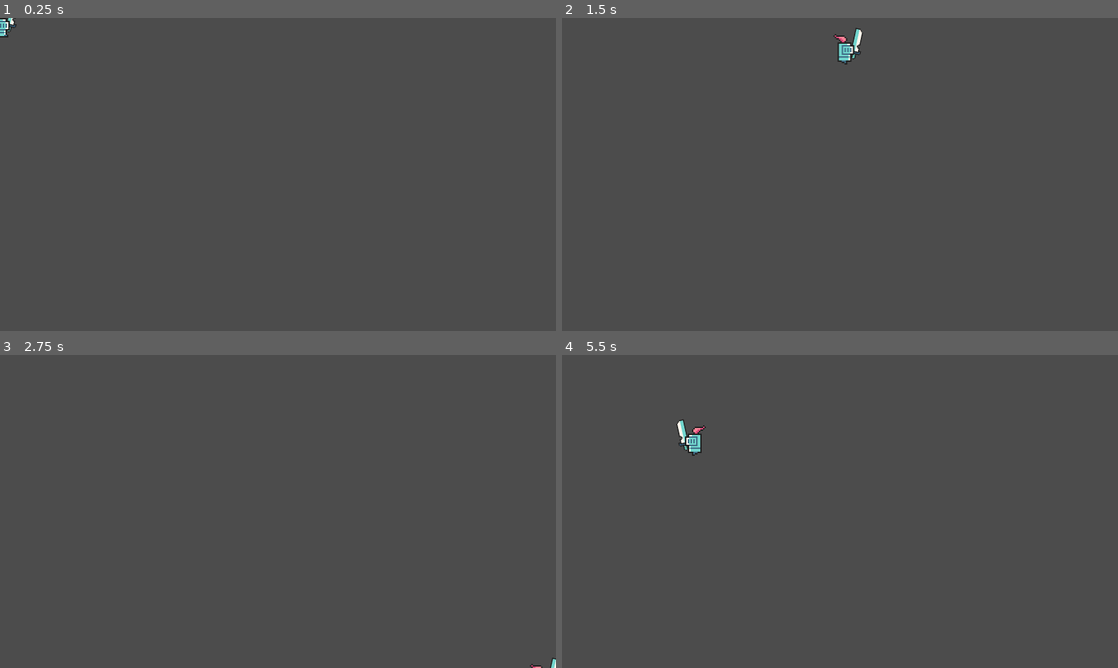
Above: before the commit, frames 1-4 (two rows, left to right).
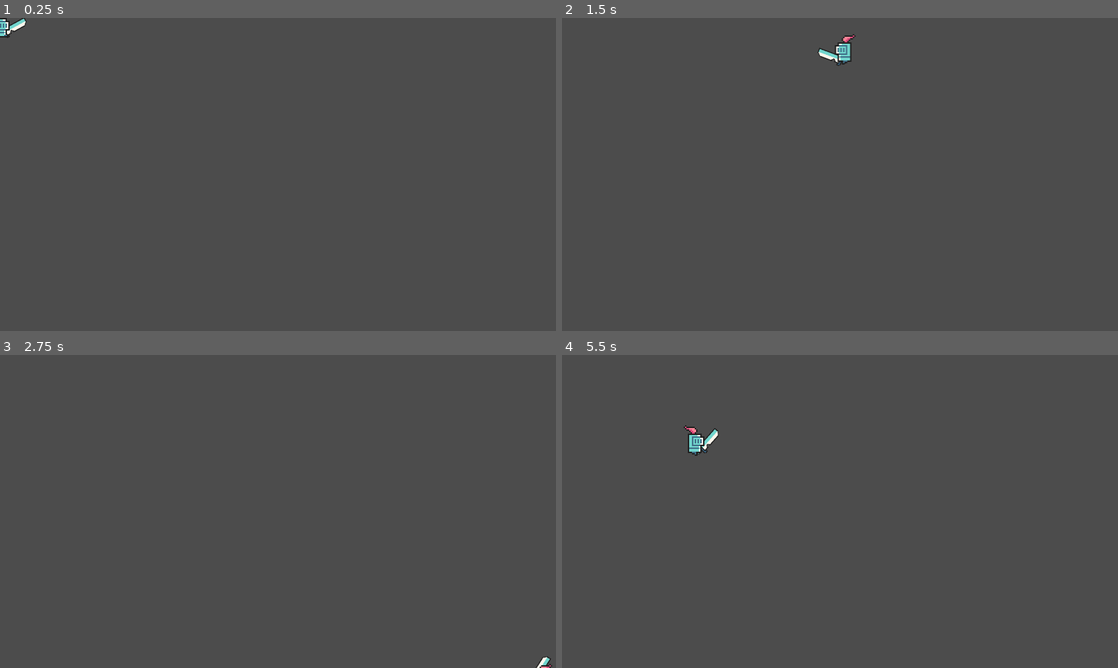
Above: after the commit, the same moments.

Repository: guillermo-st/roguelike-tdl
Game: Godot game, scene res://scenes/player/Player.tscn
Same seed, same stepped clock (60 frames per second), same inputs: the game is played once before the commit and once after it.
Inputs (mouse positions are in pixels of both pictures, inside the frame that each line leads up to):
- Up to frame 1 (0.25 s): no input
- Up to frame 2 (1.5 s): move the mouse to (962, 158) at 0.52 s; hold Right (ui_right) 0.53-1.28 s; move the mouse to (728, 190) at 1.27 s; hold Down (ui_down) from 1.28 s (still down)
- Up to frame 3 (2.75 s): move the mouse to (333, 442) at 2.02 s; release Down (ui_down) at 2.03 s; hold Right (ui_right) from 2.03 s (still down)
- Up to frame 4 (5.5 s): move the mouse to (812, 574) at 2.77 s; release Right (ui_right) at 2.78 s; hold Up (ui_up) 2.78-3.53 s; tap Enter at 3.5 s; move the mouse to (1006, 558) at 3.52 s; hold Left (ui_left) 3.53-5.03 s; move the mouse to (673, 464) at 4.27 s; tap Space at 5 s; move the mouse to (867, 511) at 5.02 s; hold Down (ui_down) from 5.03 s (still down)

The runs differ from the first frame. In frame 1, 0.1% of the frame differs, in the area x 1-5%, y 0-7%; in frame 2, 0.4%; in frame 3, 0.1%; in frame 4, 0.4%, in the area x 20-29%, y 20-33%.

Commit message:
made player face the mouse at all time

Diff:
--- a/scenes/player/Player.gd
+++ b/scenes/player/Player.gd
@@ -11,6 +11,8 @@
 
 func _physics_process(delta):
 	var axis = get_input_axis()
+	var mouse_direction = (get_global_mouse_position() - global_position).normalized()
+	$WeaponPivot.rotation = mouse_direction.angle()
 
 	if axis == Vector2.ZERO && !self.is_attacking:
 		$AnimatedSprite.play("idle")
@@ -18,15 +20,13 @@
 	else:
 		if !self.is_attacking:
 			$AnimatedSprite.play("run")
-		if axis.x < 0 and $Weapon.position.x > 0:
-			$AnimatedSprite.flip_h = true
-			$Weapon.flip_horizontally()
-			$Weapon.rotation = -$Weapon.rotation
-		elif axis.x > 0 and $Weapon.position.x < 0:
-			$AnimatedSprite.flip_h = false
-			$Weapon.flip_horizontally()
-			$Weapon.rotation = -$Weapon.rotation
 		apply_movement(axis * acceleration * delta)
+	if mouse_direction.x > 0 and $AnimatedSprite.flip_h:
+		$AnimatedSprite.flip_h = false
+		$WeaponPivot.scale.y = -$WeaponPivot.scale.y
+	elif mouse_direction.x < 0 and not $AnimatedSprite.flip_h:
+		$AnimatedSprite.flip_h = true
+		$WeaponPivot.scale.y = -$WeaponPivot.scale.y
 	motion = move_and_slide(motion)
 
 func get_input_axis():
--- a/scenes/player/Player.tscn
+++ b/scenes/player/Player.tscn
@@ -39,9 +39,12 @@
 max_speed = 1000
 acceleration = 4000
 
-[node name="Weapon" parent="." instance=ExtResource( 10 )]
-position = Vector2( 25, 38 )
-rotation = 0.218166
+[node name="WeaponPivot" type="Node2D" parent="."]
+position = Vector2( 0, 22 )
+
+[node name="Weapon" parent="WeaponPivot" instance=ExtResource( 10 )]
+position = Vector2( 19, 20 )
+rotation = 0.286234
 scale = Vector2( 3, 3 )
 
 [node name="AnimatedSprite" type="AnimatedSprite" parent="."]
@@ -53,5 +56,5 @@
 position = Vector2( 0, 22 )
 shape = SubResource( 2 )
 
-[connection signal="hit_attempt_ended" from="Weapon" to="." method="_on_Weapon_hit_attempt_ended"]
-[connection signal="hit_attempt_started" from="Weapon" to="." method="_on_Weapon_hit_attempt_started"]
+[connection signal="hit_attempt_ended" from="WeaponPivot/Weapon" to="." method="_on_Weapon_hit_attempt_ended"]
+[connection signal="hit_attempt_started" from="WeaponPivot/Weapon" to="." method="_on_Weapon_hit_attempt_started"]
